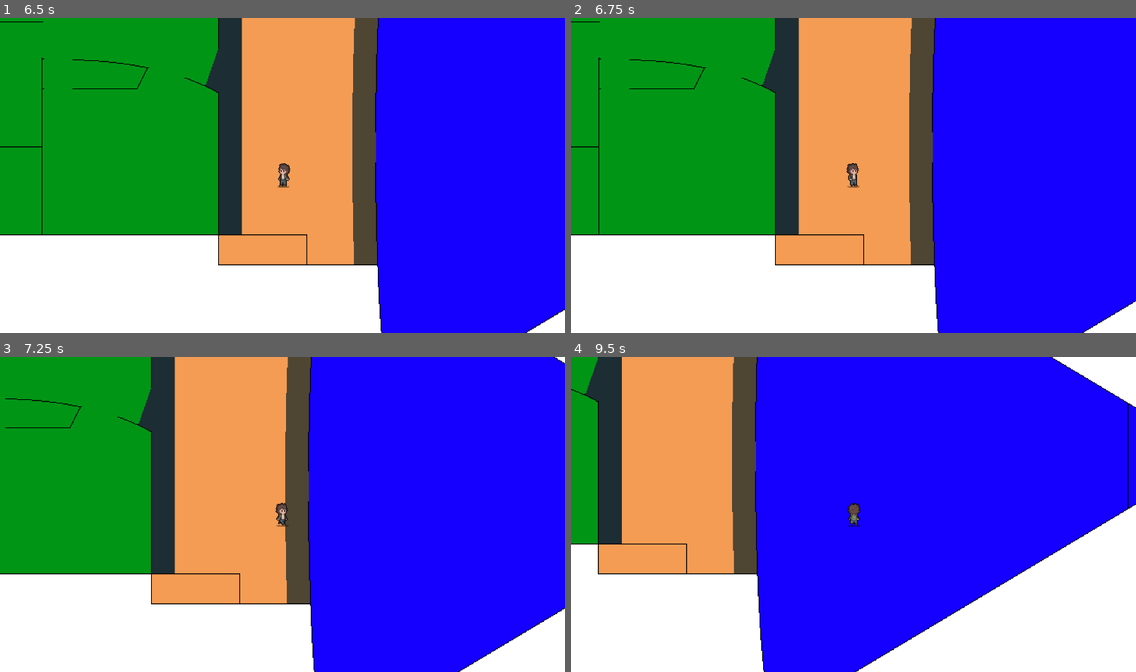
Above: before the commit, frames 1-4 (two rows, left to right).
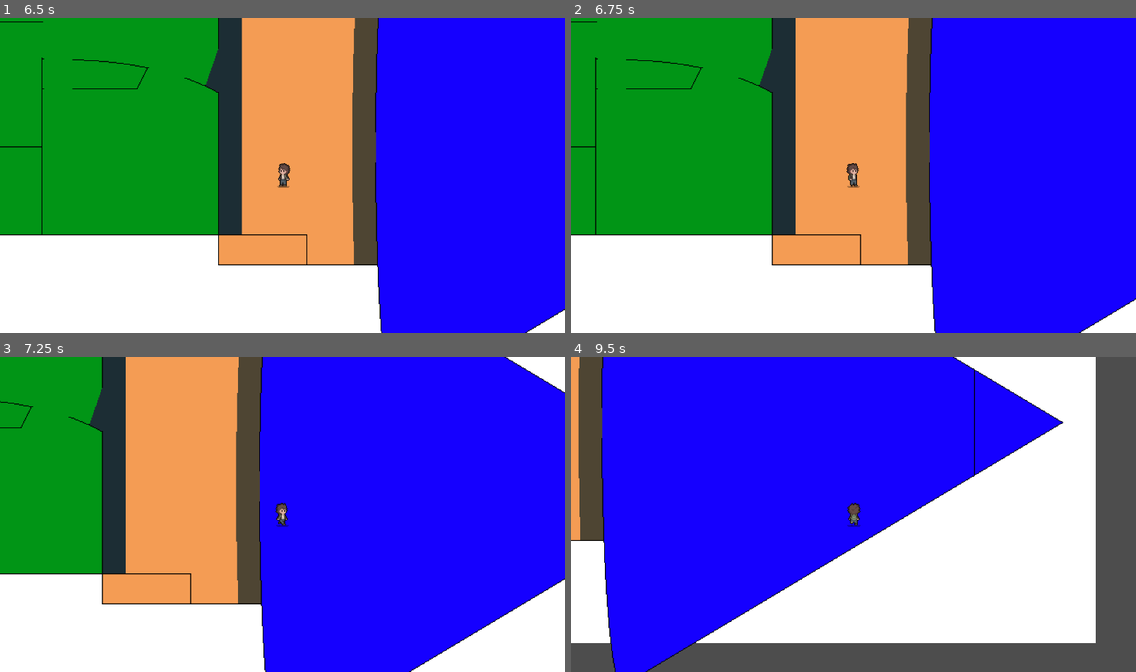
Above: after the commit, the same moments.

Repository: Smitebite/GameDev-Introduction
Game: Godot game, scene res://main_menu.tscn
Same seed, same stepped clock (60 frames per second), same inputs: the game is played once before the commit and once after it.
Inputs (mouse positions are in pixels of both pictures, inside the frame that each line leads up to):
- Up to frame 1 (6.5 s): click (389, 292) at 0.5 s; click (282, 307) at 1.25 s; click (175, 292) at 2 s; click (282, 307) at 2.75 s; click (282, 276) at 3.5 s; click (282, 307) at 4.25 s; click (282, 276) at 5 s; click (282, 276) at 5.75 s
- Up to frame 2 (6.75 s): tap Enter at 6.5 s; hold D (Right) from 6.53 s (still down); hold Shift (Sprint, bound only after the commit) from 6.53 s (still down)
- Up to frame 3 (7.25 s): keep holding D (Right); keep holding Shift (Sprint, bound only after the commit)
- Up to frame 4 (9.5 s): release D (Right) at 7.28 s; release Shift (Sprint, bound only after the commit) at 7.28 s; hold S (Down) 7.28-8.03 s; tap Shift (Sprint, bound only after the commit) at 7.35, 8.85 s; hold D (Right) 8.03-8.78 s; hold Shift (Sprint, bound only after the commit) 8.03-8.78 s; hold W (Up) from 8.78 s (still down)

Frame 1 is identical in both runs. In frame 2, 2.7% of the frame differs, in the area x 4-100%, y 0-100%; in frame 3, 25%; in frame 4, 66%, in the area x 0-100%, y 0-100%.

Commit message:
added sprinting to character

Diff:
--- a/Character.gd
+++ b/Character.gd
@@ -1,7 +1,9 @@
 extends CharacterBody2D
-const ACCELERATION = 800
-const FRICTION = 500
-const MAX_SPEED = 120
+
+const ACCELERATION = 600
+const FRICTION = 600
+const MAX_SPEED = 150
+const SPRINT_MULTIPLIER = 1.5
 
 enum {IDLE, WALK}
 var state = IDLE
@@ -19,25 +21,37 @@
 	"walk"
 ]
 
+# Member variable to keep track of the current max speed, including any sprint modifications
+var current_max_speed = MAX_SPEED
+
 func _physics_process(delta):
 	move(delta)
 	animate()
 
 func move(delta):
 	var input_vector = Input.get_vector("Left", "Right", "Up", "Down")
+	current_max_speed = MAX_SPEED  # Reset to default at each frame
+	if Input.is_action_pressed("Sprint"):
+		current_max_speed *= SPRINT_MULTIPLIER  # Adjust for sprinting
+
 	if input_vector == Vector2.ZERO:
 		state = IDLE
 		apply_friction(FRICTION * delta)
 	else:
 		state = WALK
-		apply_movement(input_vector * ACCELERATION * delta)
-		blend_position = input_vector
-	move_and_slide()
+		apply_movement(input_vector, delta)
+	move_and_collide(velocity * delta)
 
-
-func apply_movement(amount) -> void:
-	velocity += amount
-	velocity = velocity.limit_length(MAX_SPEED)
+func apply_movement(input_vector, delta) -> void:
+	var acceleration = ACCELERATION
+	if Input.is_action_pressed("Sprint"):
+		acceleration *= SPRINT_MULTIPLIER
+		# Scale blend_position by the sprint multiplier to reflect increased speed
+		blend_position = input_vector.normalized() * SPRINT_MULTIPLIER
+	else:
+		blend_position = input_vector.normalized()
+	velocity += input_vector.normalized() * acceleration * delta
+	velocity = velocity.limit_length(current_max_speed)
 
 func apply_friction(amount) -> void:
 	if velocity.length() > amount:
@@ -47,4 +61,4 @@
 
 func animate() -> void:
 	state_machine.travel(animTree_state_keys[state])
-	animationTree.set(blend_pos_paths[state],blend_position)
+	animationTree.set(blend_pos_paths[state], blend_position)
--- a/project.godot
+++ b/project.godot
@@ -49,6 +49,11 @@
 "events": [Object(InputEventKey,"resource_local_to_scene":false,"resource_name":"","device":0,"window_id":0,"alt_pressed":false,"shift_pressed":false,"ctrl_pressed":false,"meta_pressed":false,"pressed":false,"keycode":0,"physical_keycode":68,"key_label":0,"unicode":0,"echo":false,"script":null)
 ]
 }
+Sprint={
+"deadzone": 0.5,
+"events": [Object(InputEventKey,"resource_local_to_scene":false,"resource_name":"","device":0,"window_id":0,"alt_pressed":false,"shift_pressed":false,"ctrl_pressed":false,"meta_pressed":false,"pressed":false,"keycode":0,"physical_keycode":4194325,"key_label":0,"unicode":0,"echo":false,"script":null)
+]
+}
 
 [layer_names]
 
